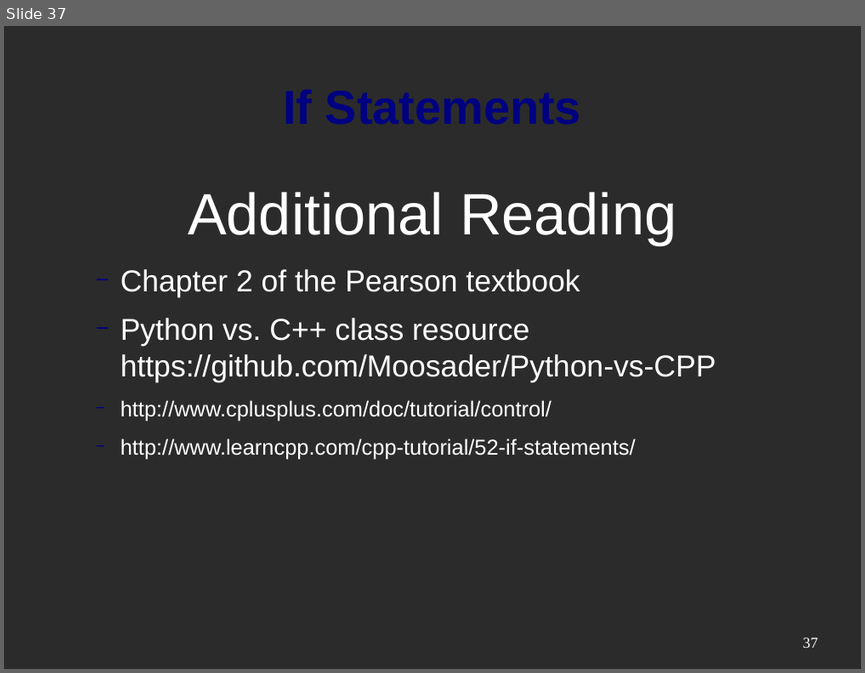
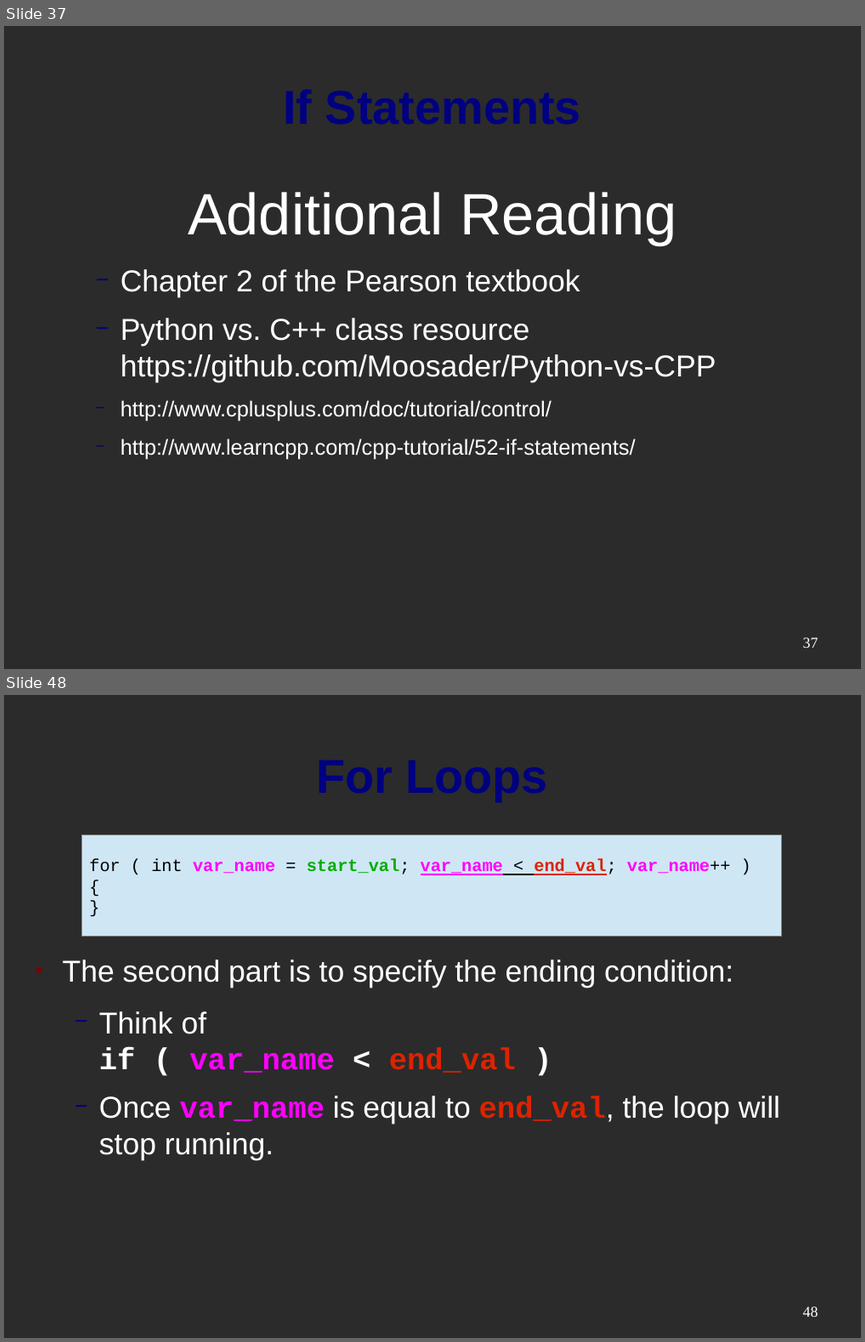
Before and after one commit to mactwist555/CPP-Course, a slide deck: Week 01/Python vs CPP.odp. Shown one above the other, each under a label of ours: slide 37 before the commit, slides 37 and 48 after it; the slides between them are not shown. The pictures are 865x673 and 865x1342 pixels, drawn with LibreOffice and Linux fonts; fonts in the diff are those of the drawing; background and template pictures are left out; a plain dark background stands for a picture behind light text. Boxes give left, top, right and bottom in pixels: in the first picture for what was removed or moved away, otherwise in the second. Text is boxed around its words. In the diff, an @@ line names an element or a change of style, - is before the commit and + after.

```diff
--- a/Week 01/Python vs CPP.odp
+++ b/Week 01/Python vs CPP.odp
@@ slide 48 added at [4,695,861,1338], background picture (left out) @@
@@ title added at [46,721,818,828], 44 pt, text #000080, bold @@
+For Loops
@@ rectangle added at [81,835,782,936], fill #CFE7F5, outline #808080 0 pt, 16 pt, text #FF00FF, bold @@
+for ( int var_name = start_val; var_name < end_val; var_name++ )
+{
+}
@@ text added at [63,959,780,1160], 28 pt, text #FFFFFF @@
+● The second part is to specify the ending condition:
+  − Think of
+    if ( var_name < end_val )
+  − Once var_name is equal to end_val, the loop will stop running.
@@ page number added at [803,1306,818,1316], 14 pt, text #FFFFFF @@
+48
```
Also in this commit, not shown: 5 slides changed, 20 other slides added, 2 slides removed.
